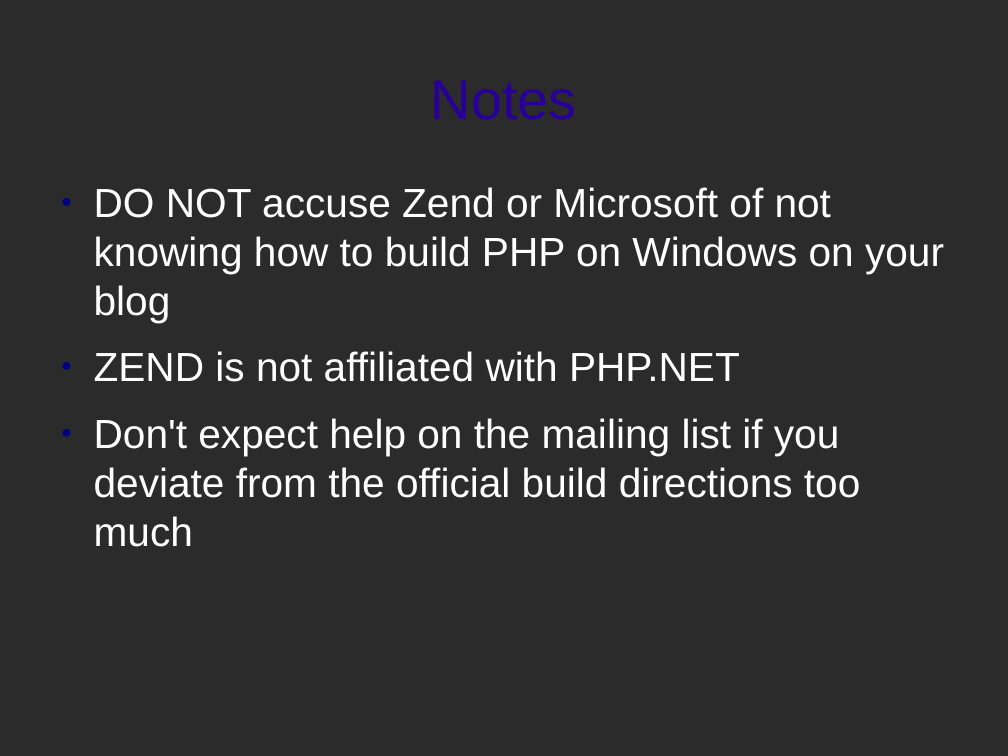
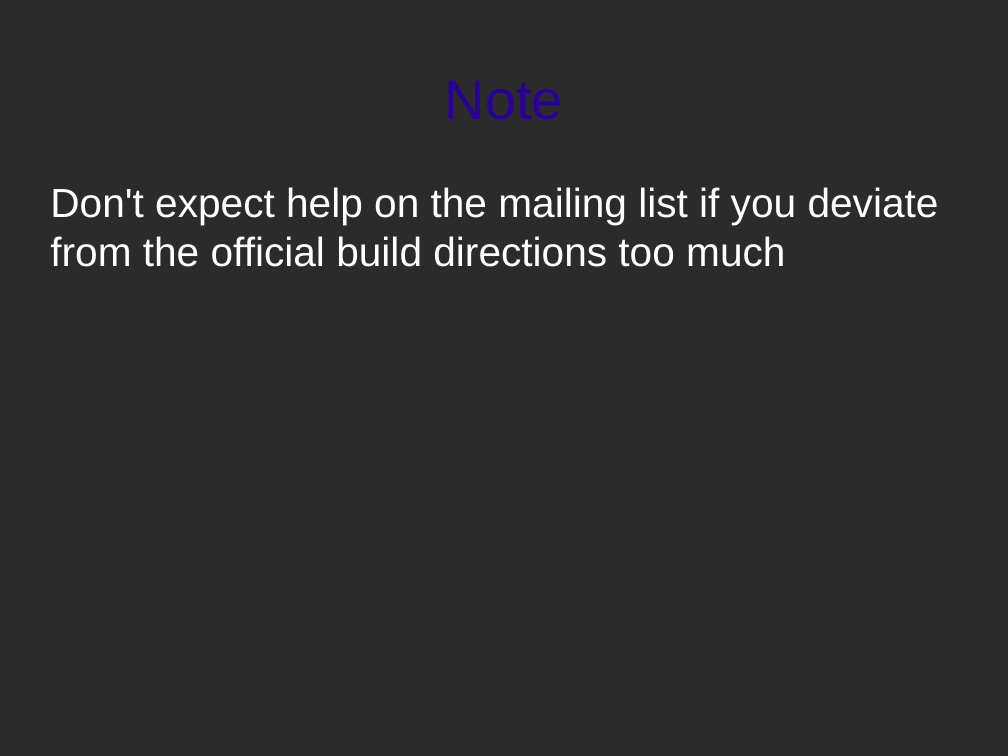
Before and after one commit to zippy1981/TalkMaterials, a slide deck: slide 14 of NYPHP/2010-May/Hacking PHP for Fun and Profit.odp. Drawn at 1008x756 pixels with LibreOffice and Linux fonts; fonts in the diff are those of the drawing; background and template pictures are left out; a plain dark background stands for a picture behind light text. Boxes give left, top, right and bottom in pixels: in the first picture for what was removed or moved away, otherwise in the second. Text is boxed around its words. In the diff, an @@ line names an element or a change of style, - is before the commit and + after.

```diff
--- a/NYPHP/2010-May/Hacking PHP for Fun and Profit.odp
+++ b/NYPHP/2010-May/Hacking PHP for Fun and Profit.odp
@@ title at <box>445,80,563,120</box>: text changed @@
-Notes
+Note
@@ text "Don't expect help on the ..." at <box>50,187,939,267</box>: bullet ● to none @@
@@ text at <box>94,187,944,382</box>: paragraphs removed @@
-● DO NOT accuse Zend or Microsoft of not knowing how to build PHP on Windows on your blog
-● ZEND is not affiliated with PHP.NET
```
Also in this commit, not shown: 1 slide added.
